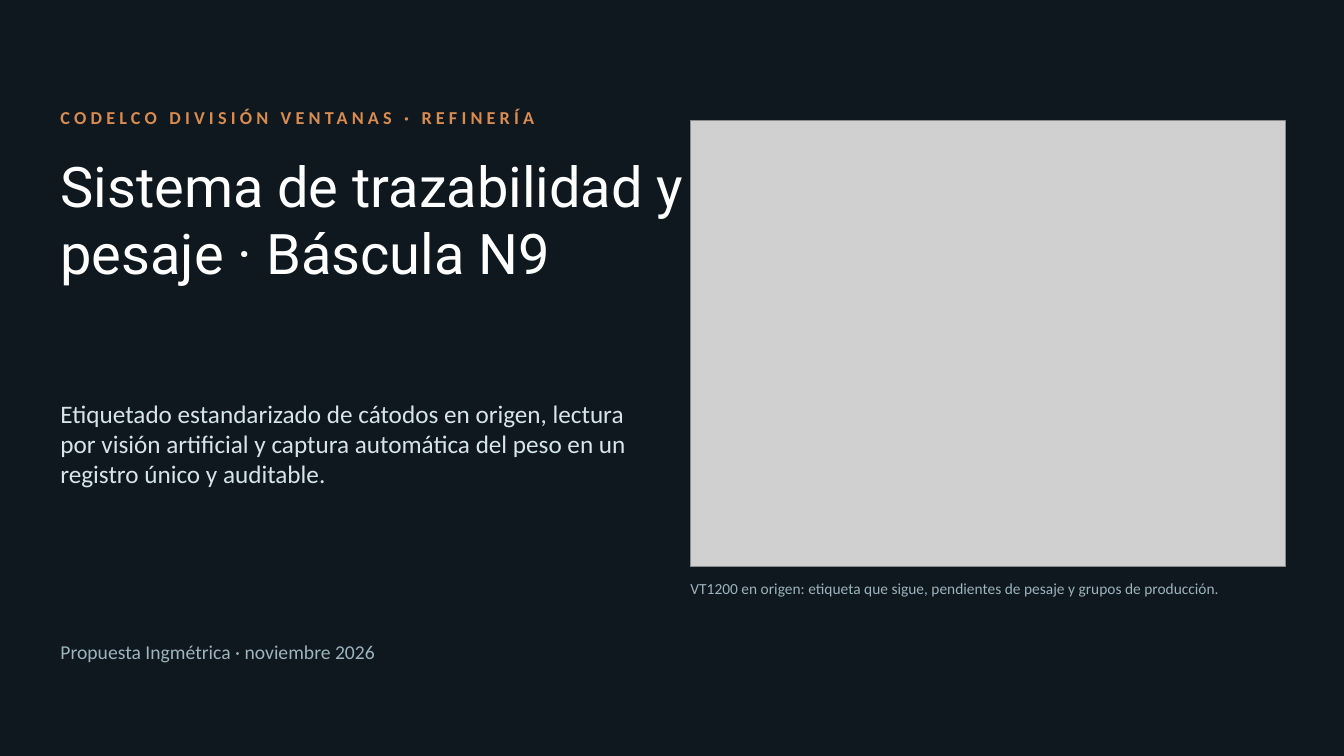
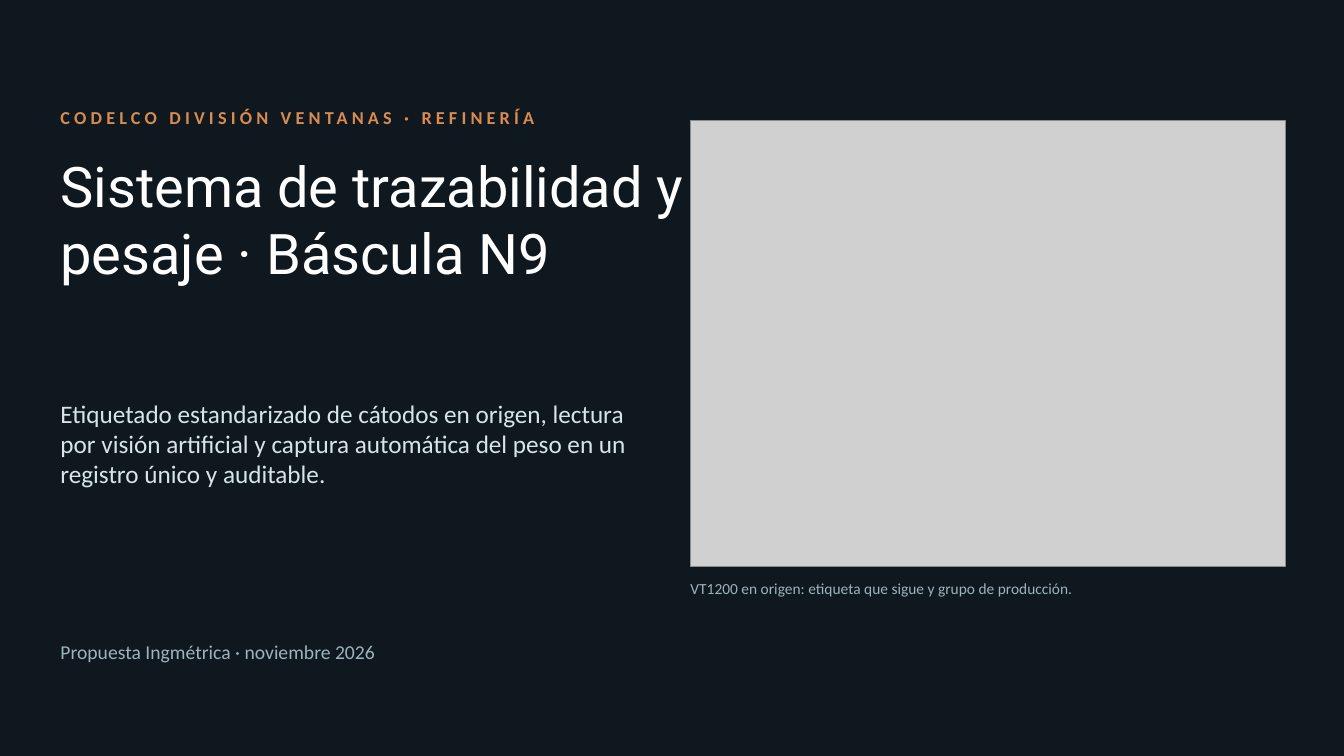
Before and after one commit to BortegaING/Codelco-Proyecto, a slide deck: slide 1 of presentacion/Bascula-N9-Ventanas.pptx. Drawn at 1344x756 pixels with LibreOffice and Linux fonts; fonts in the diff are those of the drawing; grey boxes stand for pictures. Boxes give left, top, right and bottom in pixels: in the first picture for what was removed or moved away, otherwise in the second. Text is boxed around its words. In the diff, an @@ line names an element or a change of style, - is before the commit and + after.

```diff
--- a/presentacion/Bascula-N9-Ventanas.pptx
+++ b/presentacion/Bascula-N9-Ventanas.pptx
@@ text at [690,583,1072,597]: text changed @@
-VT1200 en origen: etiqueta que sigue, pendientes de pesaje y grupos de producción.
+VT1200 en origen: etiqueta que sigue y grupo de producción.
```
Also in this commit, not shown: 6 other slides changed, 1 slide added, 26 other files.
